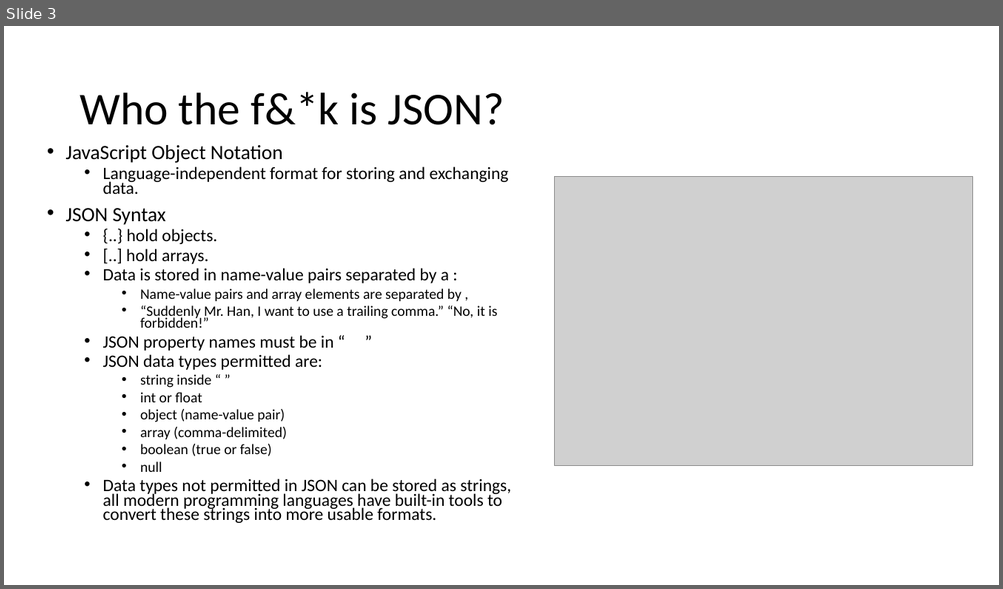
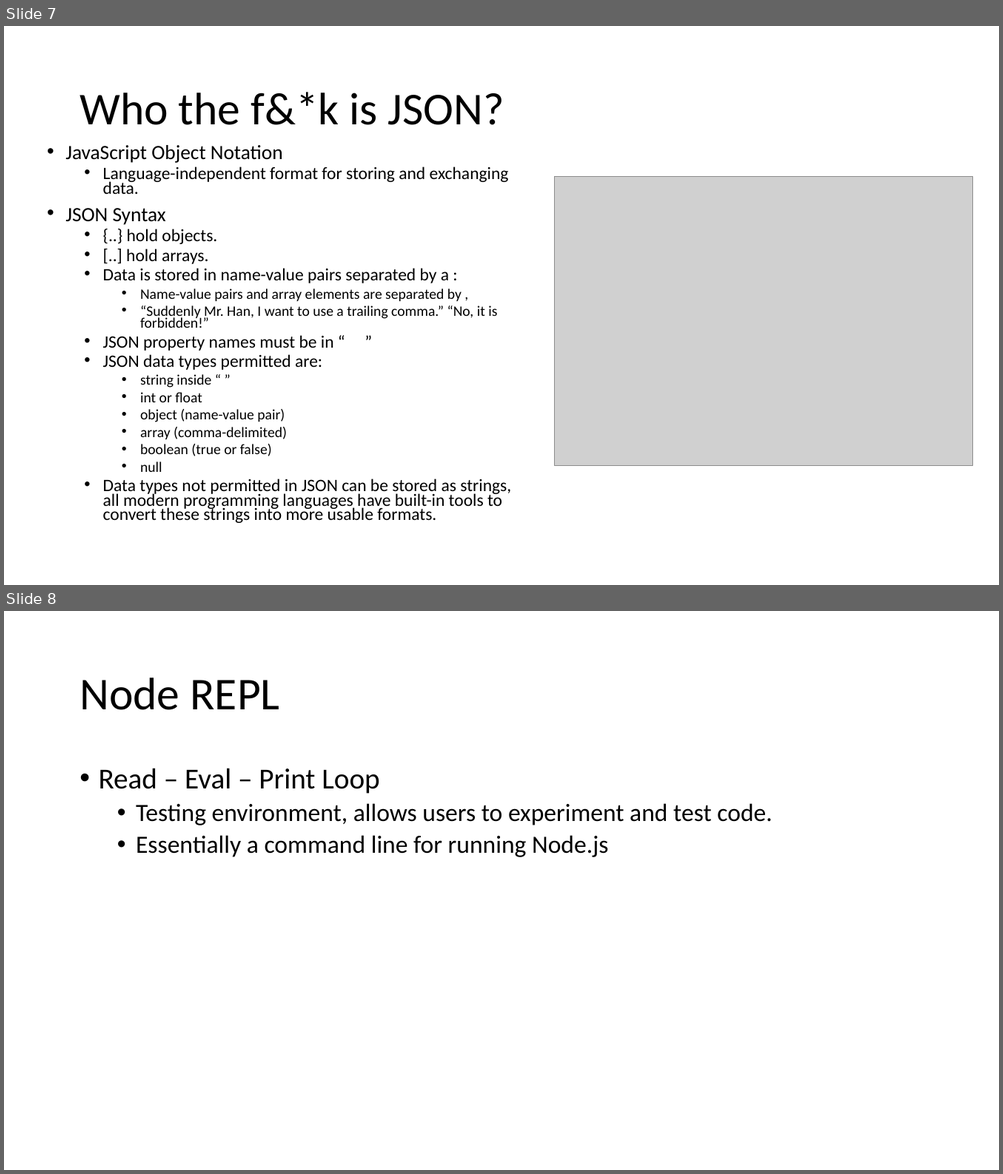
Before and after one commit to RyanK-TFATF/nodejs_express_practice, a slide deck: notes/node.js.pptx. Shown one above the other, each under a label of ours: slide 3 before the commit, slides 7 and 8 after it. The pictures are 1003x589 and 1003x1174 pixels, drawn with LibreOffice and Linux fonts; fonts in the diff are those of the drawing; grey boxes stand for pictures. Boxes give left, top, right and bottom in pixels: in the first picture for what was removed or moved away, otherwise in the second. Text is boxed around its words. In the diff, an @@ line names an element or a change of style, - is before the commit and + after.

```diff
--- a/notes/node.js.pptx
+++ b/notes/node.js.pptx
@@ slide 8 added at <box>4,611,999,1170</box>, background #FFFFFF @@
@@ title added at <box>79,678,280,710</box>, 44 pt, text #000000 @@
+Node REPL
@@ text added at <box>99,768,771,857</box>, 24 pt, text #000000 @@
+• Read – Eval – Print Loop
+  • Testing environment, allows users to experiment and test code.
+  • Essentially a command line for running Node.js
@@ what was slide 3 is now slide 7 @@
```
Also in this commit, not shown: 1 other slide added.
